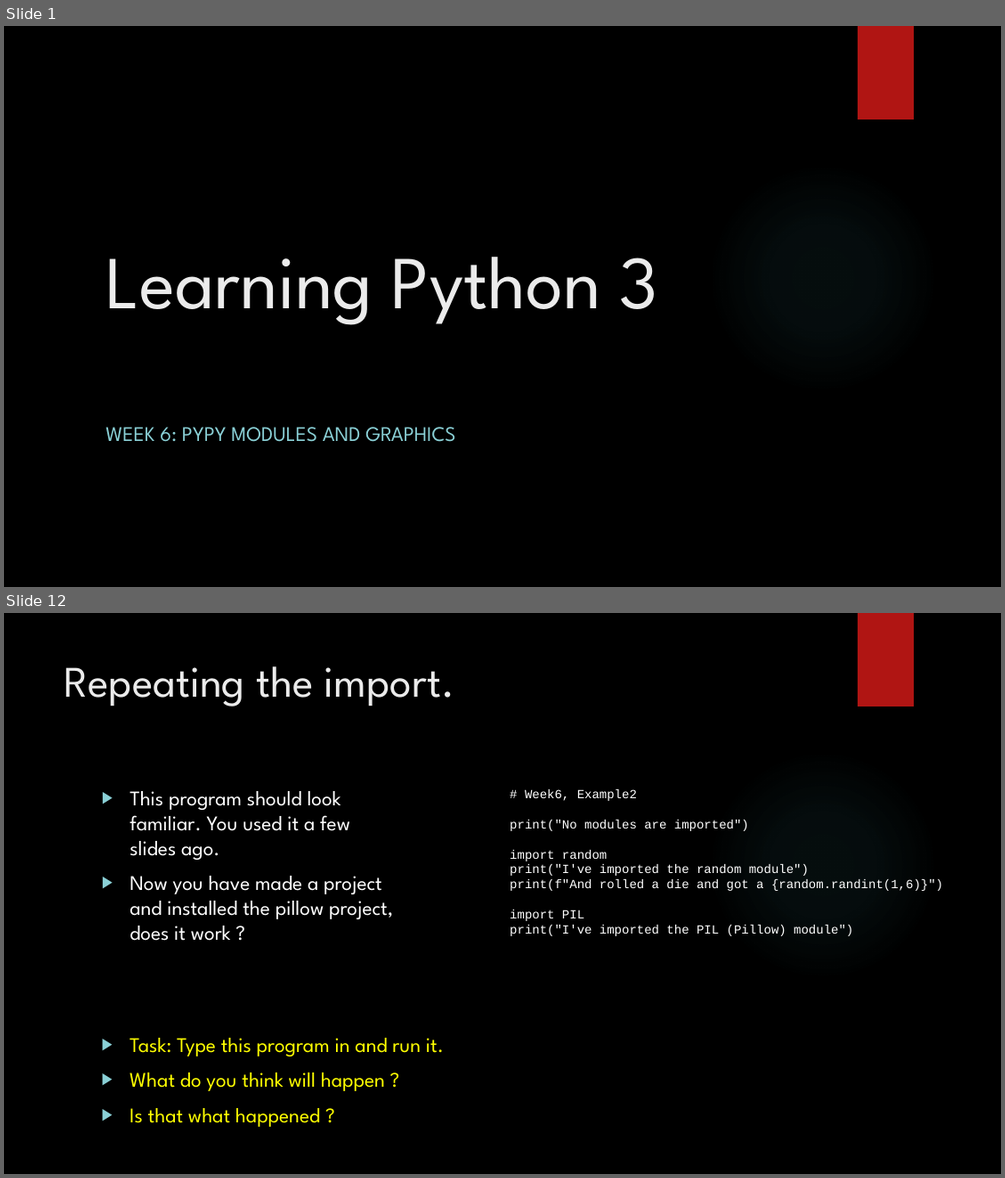
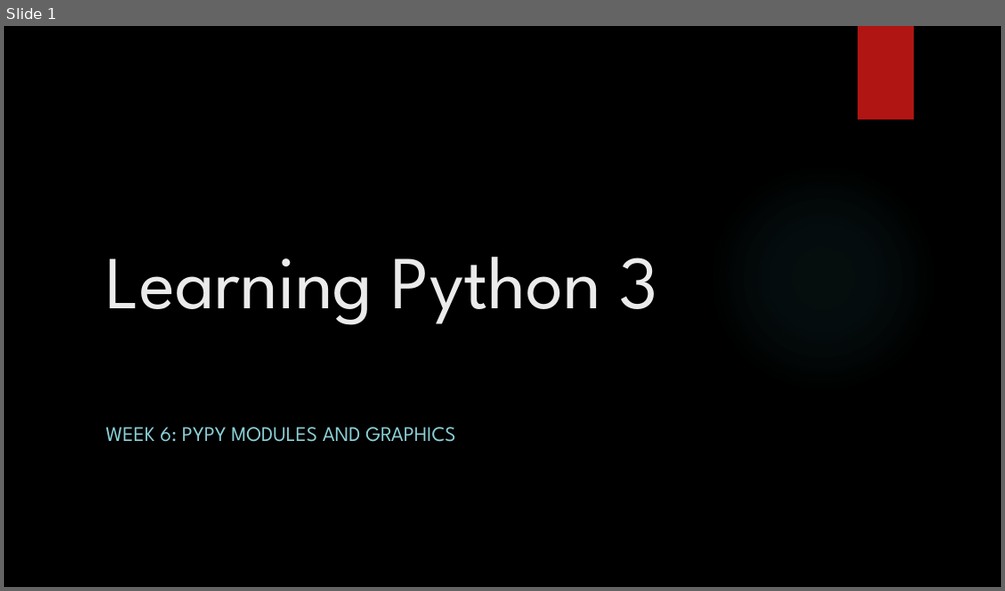
Before and after one commit to davidgroves/DGM_Tutorials, a slide deck: week7/week7.pptx. Shown one above the other, each under a label of ours: slides 1 and 12 before the commit, slide 1 after it; the slides between them are not shown. The pictures are 1005x1178 and 1005x591 pixels, drawn with LibreOffice and Linux fonts; fonts in the diff are those of the drawing; background and template pictures are left out. Boxes give left, top, right and bottom in pixels: in the first picture for what was removed or moved away, otherwise in the second. Text is boxed around its words. In the diff, an @@ line names an element or a change of style, - is before the commit and + after.

Commit message:
Week7 Completed

```diff
--- a/week7/week7.pptx
+++ b/week7/week7.pptx
@@ slide 12 removed at (4,613,1001,1174), background picture (left out); not listed: 2 template elements that a slide beside it also shows @@
@@ title removed at (65,666,455,706) @@
-Repeating the import.
@@ text removed at (129,791,393,941) @@
-▶ This program should look familiar. You used it a few slides ago.
-▶ Now you have made a project and installed the pillow project, does it work ?
@@ text removed at (510,789,943,936) @@
-# Week6, Example2
-print("No modules are imported")
-import random
-print("I've imported the random module")
-print(f"And rolled a die and got a {random.randint(1,6)}")
-import PIL
-print("I've imported the PIL (Pillow) module")
@@ text removed at (129,1038,444,1127) @@
-▶ Task: Type this program in and run it.
-▶ What do you think will happen ?
-▶ Is that what happened ?
```
Also in this commit, not shown: 1 slide changed, 15 slides added, 18 other slides removed, 24 other files.
